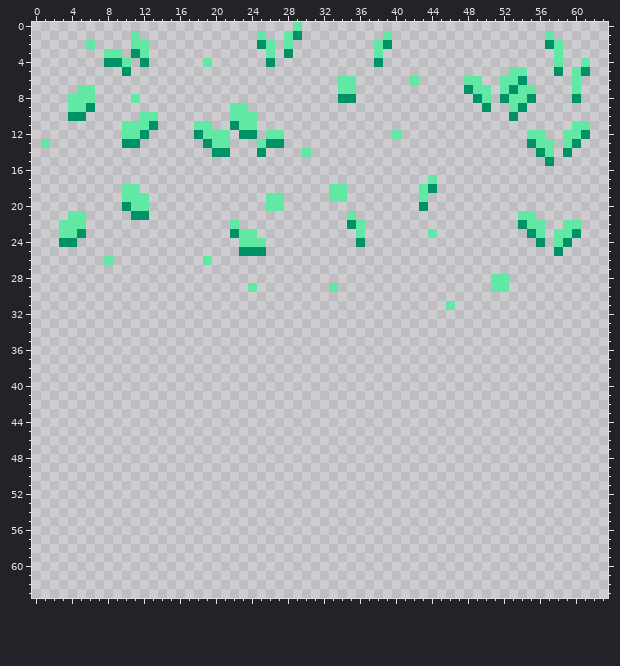
Pixel-art sprite, stored at Assets/Sprites/tx_Grass.png. Above: the version before the commit.
The file is 64x64 pixels.
After the commit:
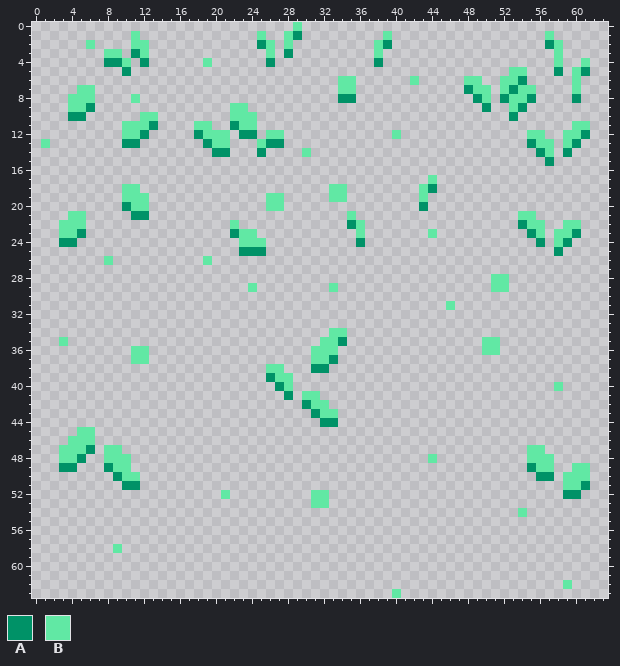
Palette (. is transparent): A #009267  B #61e8a4
Changes in this commit:
@@ x 0..63 @@
 33 ................................................................
-34 ................................................................
-35 ................................................................
-36 ................................................................
-37 ................................................................
-38 ................................................................
-39 ................................................................
-40 ................................................................
-41 ................................................................
-42 ................................................................
-43 ................................................................
-44 ................................................................
-45 ................................................................
-46 ................................................................
-47 ................................................................
-48 ................................................................
-49 ................................................................
-50 ................................................................
-51 ................................................................
-52 ................................................................
-53 ................................................................
-54 ................................................................
+34 .................................BB.............................
+35 ...B............................BBA...............BB............
+36 ...........BB..................BBB................BB............
+37 ...........BB..................BBA..............................
+38 ..........................BB...AA...............................
+39 ..........................ABB...................................
+40 ...........................AB.............................B.....
+41 ............................A.BB................................
+42 ..............................ABB...............................
+43 ...............................ABB..............................
+44 ................................AA..............................
+45 .....BB.........................................................
+46 ....BBB.........................................................
+47 ...BBBA.BB.............................................BB.......
+48 ...BBA..BBB.................................B..........BBB......
+49 ...AA...ABB............................................ABB..BB..
+50 .........ABB............................................AA.BBB..
+51 ..........AA...............................................BBA..
+52 .....................B.........BB..........................AA...
+53 ...............................BB...............................
+54 ......................................................B.........
 55 ................................................................
@@ x 7..11 @@
 57 .....
-58 .....
+58 ..B..
 59 .....
@@ x 38..61 @@
 61 ........................
-62 ........................
-63 ........................
+62 .....................B..
+63 ..B.....................
